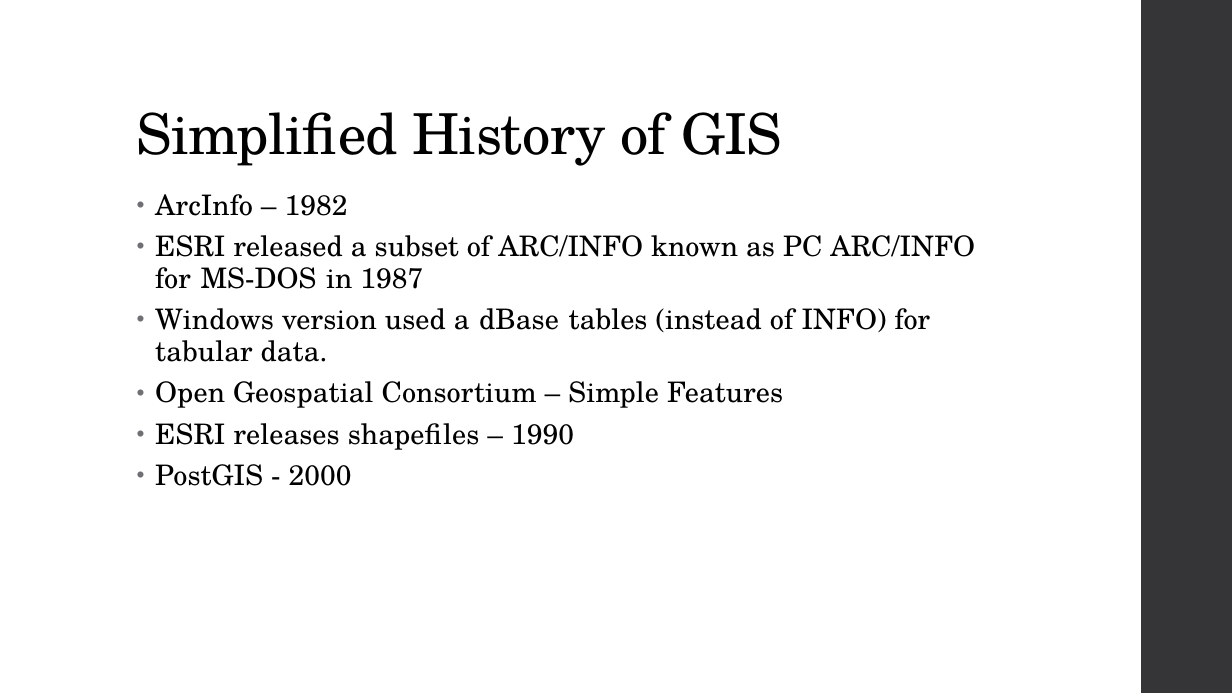
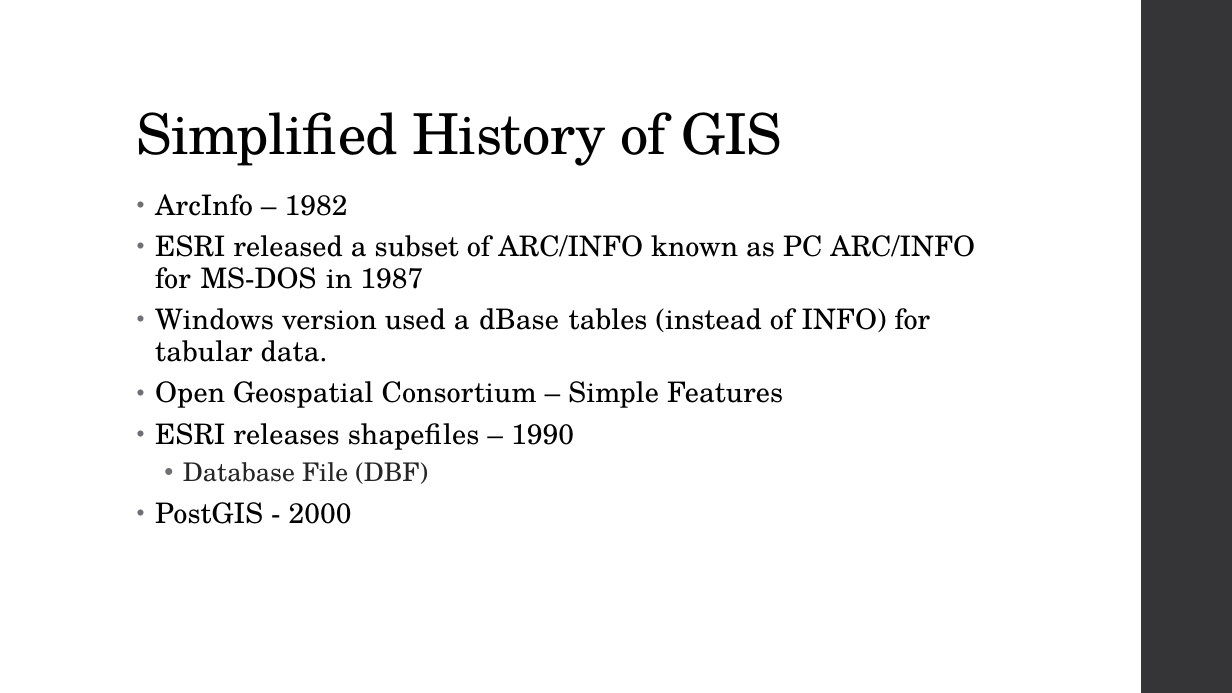
Before and after one commit to MGIS-UMN/GIS5577_week5, a slide deck: slide 3 of Spatial_Databases.odp. Drawn at 1232x693 pixels with LibreOffice and Linux fonts; fonts in the diff are those of the drawing. Boxes give left, top, right and bottom in pixels: in the first picture for what was removed or moved away, otherwise in the second. Text is boxed around its words. In the diff, an @@ line names an element or a change of style, - is before the commit and + after.

```diff
--- a/Spatial_Databases.odp
+++ b/Spatial_Databases.odp
@@ text at <box>183,462,428,484</box>: paragraph added @@
+  • Database File (DBF)
```
